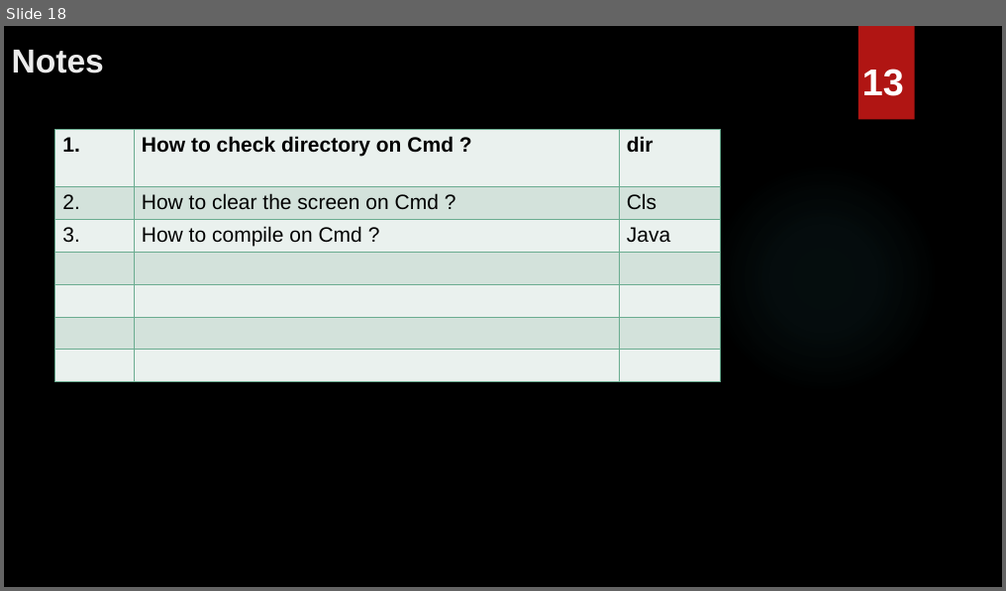
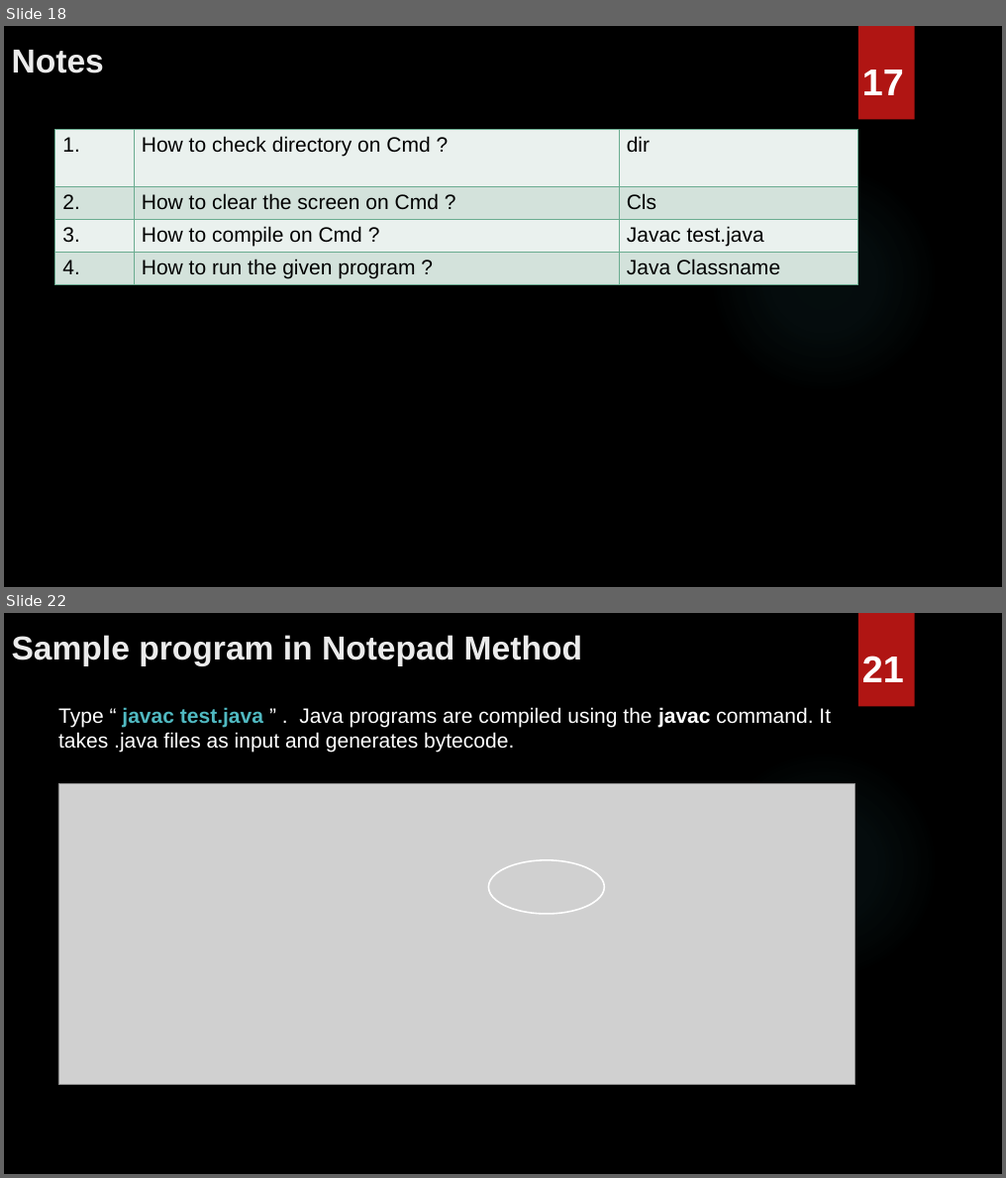
Before and after one commit to MeghaM-A/Java, a slide deck: Java.pptx. Shown one above the other, each under a label of ours: slide 18 before the commit, slides 18 and 22 after it; the slides between them are not shown. The pictures are 1006x591 and 1006x1178 pixels, drawn with LibreOffice and Linux fonts; fonts in the diff are those of the drawing; grey boxes stand for pictures; background and template pictures are left out. Boxes give left, top, right and bottom in pixels: in the first picture for what was removed or moved away, otherwise in the second. Text is boxed around its words. In the diff, an @@ line names an element or a change of style, - is before the commit and + after.

```diff
--- a/Java.pptx
+++ b/Java.pptx
@@ slide 22 added at [4, 613, 1002, 1174], background picture (left out); not listed: 2 template elements that a slide beside it also shows @@
@@ title added at [12, 635, 582, 666], 32 pt, text #EBEBEB, bold @@
+Sample program in Notepad Method
@@ text added at [862, 656, 904, 682], 36 pt, text #FFFFFF, bold @@
+21
@@ text added at [58, 707, 831, 752], 20 pt, text #FFFFFF @@
+Type “ javac test.java ” . Java programs are compiled using the javac command. It takes .java files as input and generates bytecode.
@@ picture added at [58, 783, 855, 1084] @@
@@ ellipse added at [488, 861, 604, 915], outline #FFFFFF 1.5 pt @@
@@ slide 18 changed as well @@
@@ text at [862, 70, 904, 95]: text changed @@
-13
+17
@@ table at [55, 130, 858, 285] @@
-row 3: 3. | How to compile on Cmd ? | Java
-row 4:  |  | 
-row 5:  |  | 
-row 6:  |  | 
-row 7:  |  | 
+row 3: 3. | How to compile on Cmd ? | Javac test.java
+row 4: 4. | How to run the given program ? | Java Classname
@@ table: place and size @@
-table at [55, 130, 721, 382]
+table at [55, 130, 858, 285]
```
Also in this commit, not shown: 11 other slides changed, 7 other slides added.
